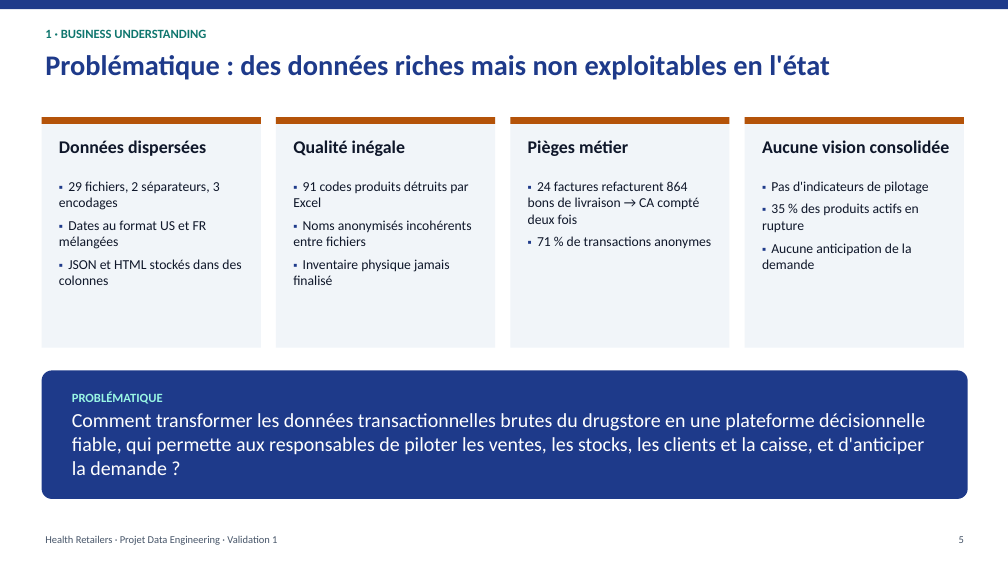
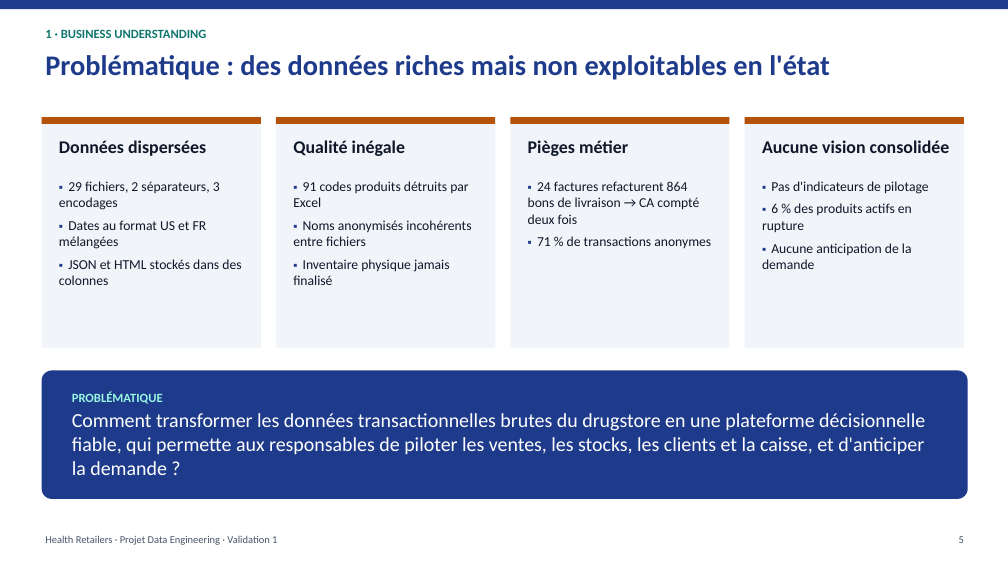
Before and after one commit to Youssef-ben-ali/DataWarehouseProject_3AI4, a slide deck: slide 5 of Presentation_Validation1_HealthRetailers.pptx. Drawn at 1008x567 pixels with LibreOffice and Linux fonts; fonts in the diff are those of the drawing. Boxes give left, top, right and bottom in pixels: in the first picture for what was removed or moved away, otherwise in the second. Text is boxed around its words. In the diff, an @@ line names an element or a change of style, - is before the commit and + after.

```diff
--- a/Presentation_Validation1_HealthRetailers.pptx
+++ b/Presentation_Validation1_HealthRetailers.pptx
@@ text at (x1=762, y1=203, x2=912, y2=232): text changed @@
-▪ 35 % des produits actifs en rupture
+▪ 6 % des produits actifs en rupture
```
Also in this commit, not shown: 15 other slides changed, 1 other file.
